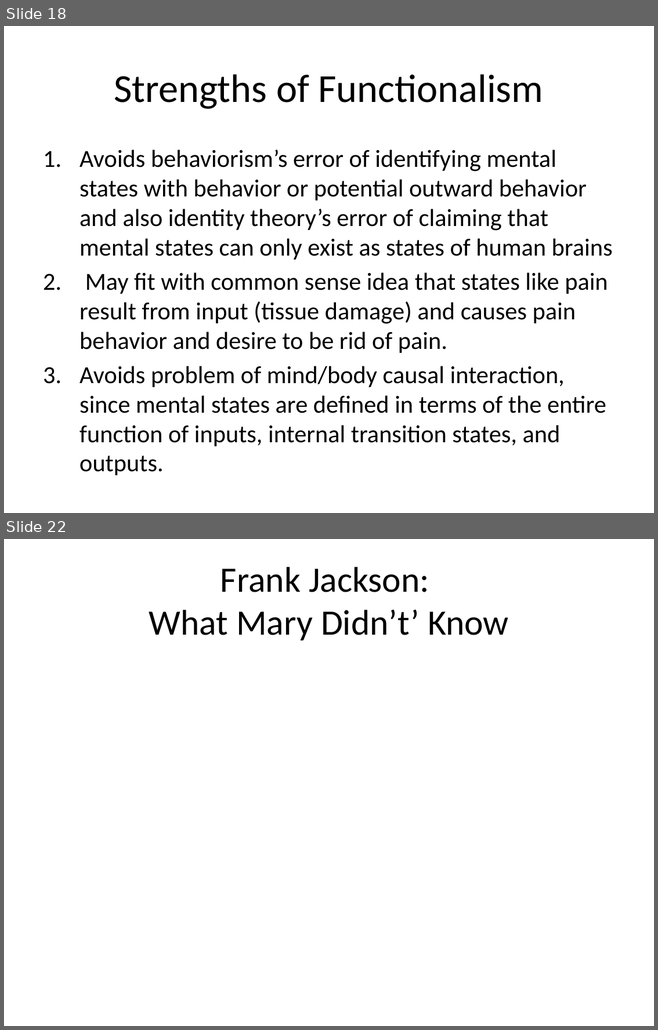
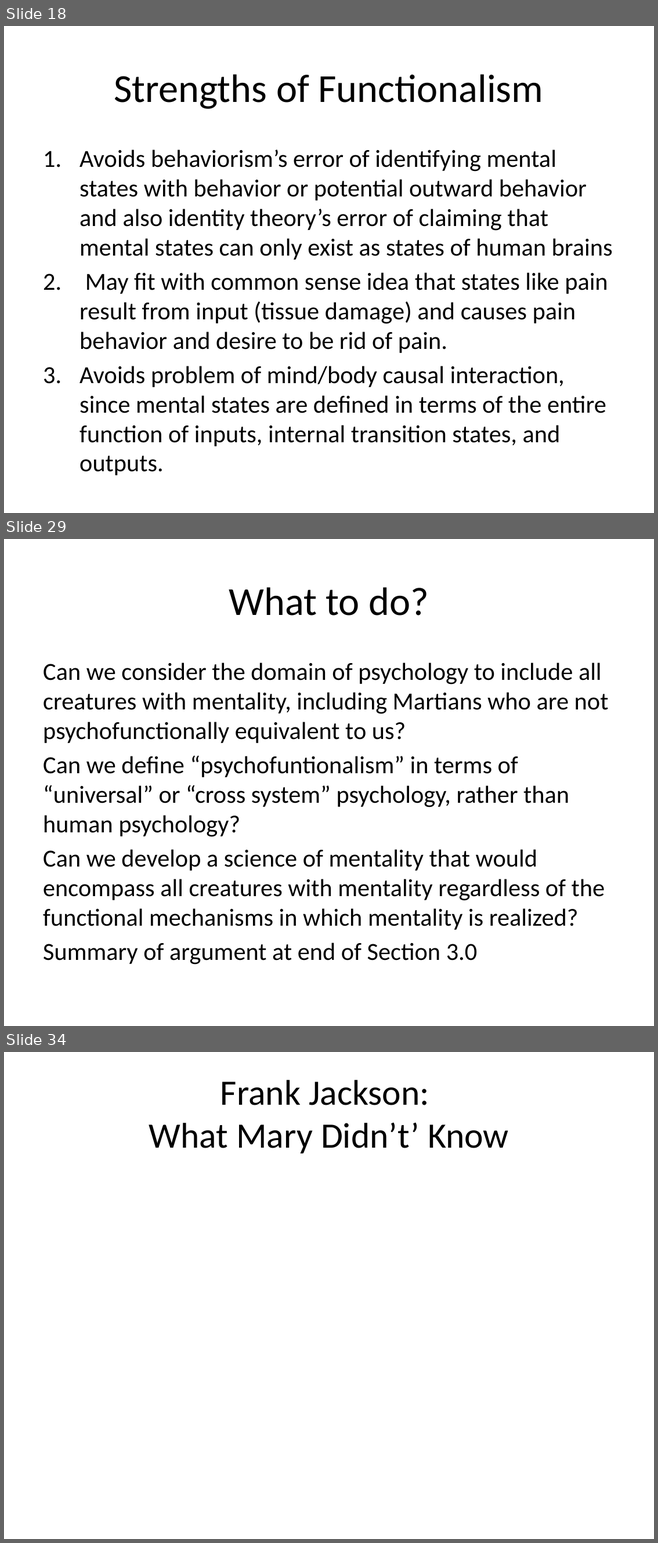
Before and after one commit to Ediblelnk/Kutztown-MSC, a slide deck: PHI241-philosophy-of-the-mind/lecture-slides/Maslin Chapter 5 Functionalism.pptx. Shown one above the other, each under a label of ours: slides 18 and 22 before the commit, slides 18, 29 and 34 after it; the slides between them are not shown. The pictures are 658x1030 and 658x1543 pixels, drawn with LibreOffice and Linux fonts; fonts in the diff are those of the drawing. Boxes give left, top, right and bottom in pixels: in the first picture for what was removed or moved away, otherwise in the second. Text is boxed around its words. In the diff, an @@ line names an element or a change of style, - is before the commit and + after.

```diff
--- a/PHI241-philosophy-of-the-mind/lecture-slides/Maslin Chapter 5 Functionalism.pptx
+++ b/PHI241-philosophy-of-the-mind/lecture-slides/Maslin Chapter 5 Functionalism.pptx
@@ slide 29 added at (x1=4, y1=539, x2=654, y2=1026), background #FFFFFF @@
@@ title added at (x1=228, y1=587, x2=429, y2=616), 44 pt, text #000000 @@
+What to do?
@@ text added at (x1=43, y1=663, x2=608, y2=965), 27.2 pt, text #000000 @@
+Can we consider the domain of psychology to include all creatures with mentality, including Martians who are not psychofunctionally equivalent to us?
+Can we define “psychofuntionalism” in terms of “universal” or “cross system” psychology, rather than human psychology?
+Can we develop a science of mentality that would encompass all creatures with mentality regardless of the functional mechanisms in which mentality is realized?
+Summary of argument at end of Section 3.0
@@ what was slide 22 is now slide 34 @@
```
Also in this commit, not shown: 4 slides changed, 11 other slides added, 1 other file.
